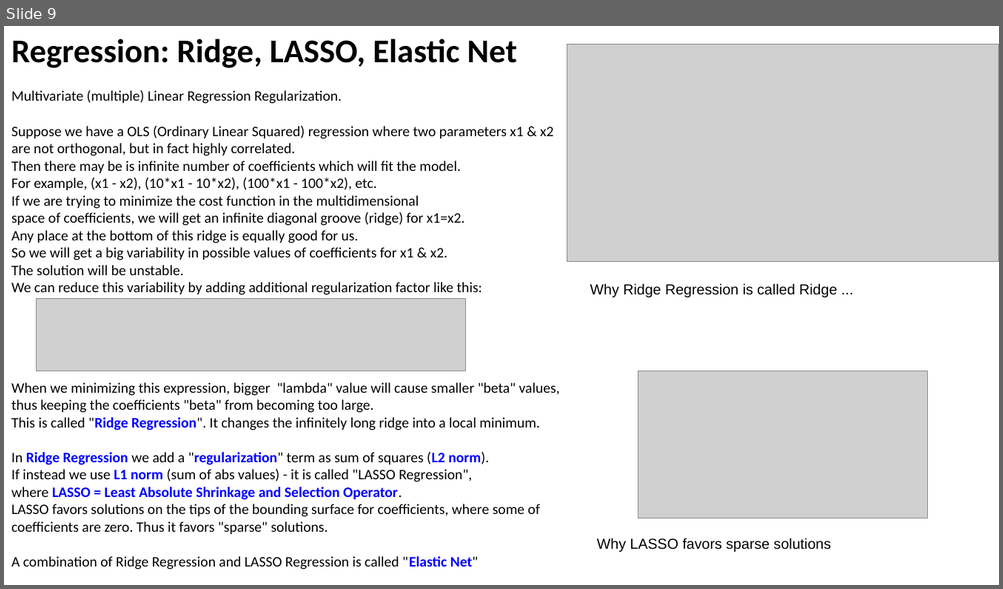
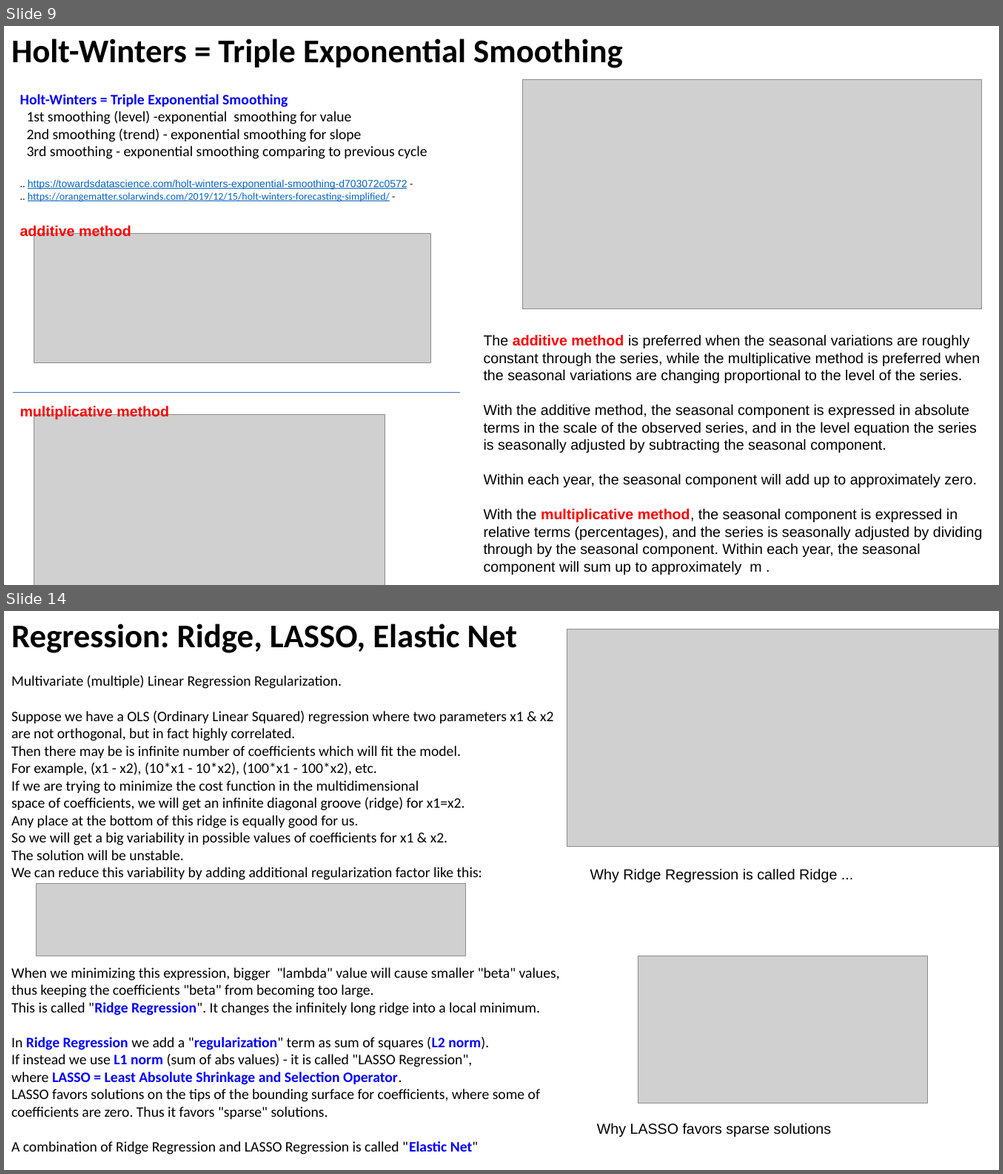
Before and after one commit to lselector/ml_ai_doc, a slide deck: Time_Series_Forecasting.pptx. Shown one above the other, each under a label of ours: slide 9 before the commit, slides 9 and 14 after it; the slides between them are not shown. The pictures are 1003x589 and 1003x1174 pixels, drawn with LibreOffice and Linux fonts; fonts in the diff are those of the drawing; grey boxes stand for pictures. Boxes give left, top, right and bottom in pixels: in the first picture for what was removed or moved away, otherwise in the second. Text is boxed around its words. In the diff, an @@ line names an element or a change of style, - is before the commit and + after.

Commit message:
Time Series Forecasting - added slides

```diff
--- a/Time_Series_Forecasting.pptx
+++ b/Time_Series_Forecasting.pptx
@@ slide 9 added at [4,26,999,585], background #FFFFFF @@
@@ text added at [11,39,623,68], 32 pt, text #000000, bold @@
+Holt-Winters = Triple Exponential Smoothing
@@ picture added at [523,80,982,309] @@
@@ text added at [20,94,427,202], 14 pt, text #0563C1 @@
+Holt-Winters = Triple Exponential Smoothing
+1st smoothing (level) -exponential smoothing for value
+2nd smoothing (trend) - exponential smoothing for slope
+3rd smoothing - exponential smoothing comparing to previous cycle
+.. https://towardsdatascience.com/holt-winters-exponential-smoothing-d703072c0572 -
+.. https://orangematter.solarwinds.com/2019/12/15/holt-winters-forecasting-simplified/ -
@@ text added at [20,225,131,240], 14 pt, text #FF0000, bold @@
+additive method
@@ picture added at [34,233,431,363] @@
@@ text added at [484,335,982,575], 14 pt, text #000000 @@
+The additive method is preferred when the seasonal variations are roughly constant through the series, while the multiplicative method is preferred when the seasonal variations are changing proportional to the level of the series.
+With the additive method, the seasonal component is expressed in absolute terms in the scale of the observed series, and in the level equation the series is seasonally adjusted by subtracting the seasonal component.
+Within each year, the seasonal component will add up to approximately zero.
+With the multiplicative method, the seasonal component is expressed in relative terms (percentages), and the series is seasonally adjusted by dividing through by the seasonal component. Within each year, the seasonal component will sum up to approximately m .
@@ line added from (13, 393) to (460, 393), #3F6FC3 0.75 pt @@
@@ text added at [20,405,169,420], 14 pt, text #FF0000, bold @@
+multiplicative method
@@ picture added at [34,414,385,585] @@
@@ what was slide 9 is now slide 14 @@
```
Also in this commit, not shown: 3 slides changed, 6 other slides added, 1 other file.
